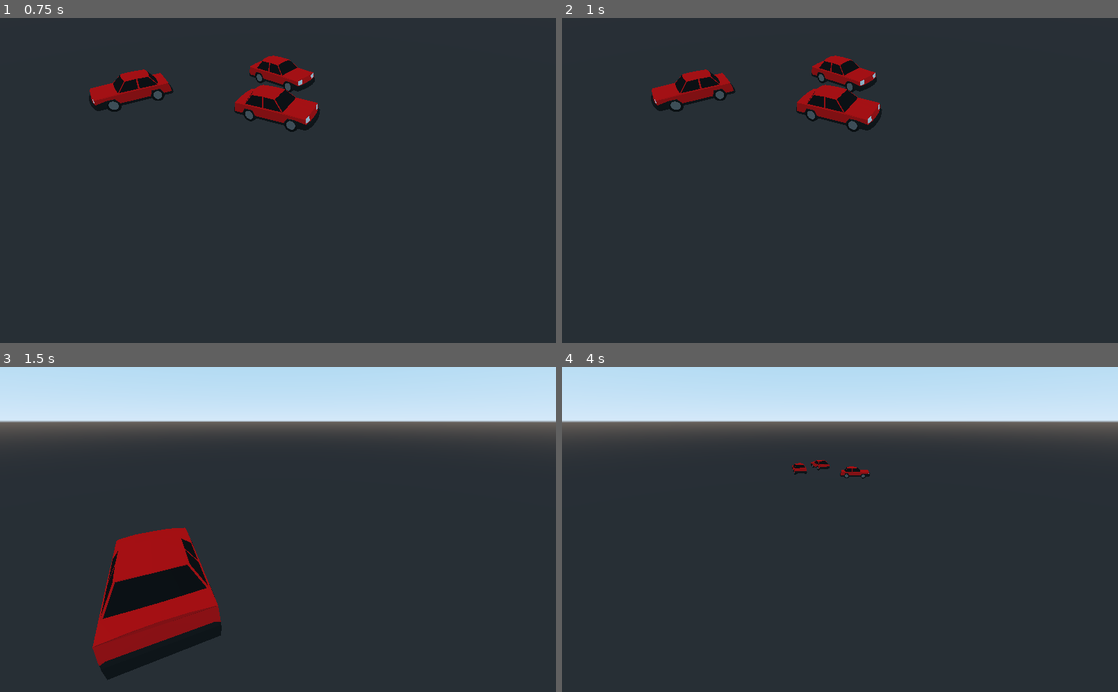
Above: before the commit, frames 1-4 (two rows, left to right).
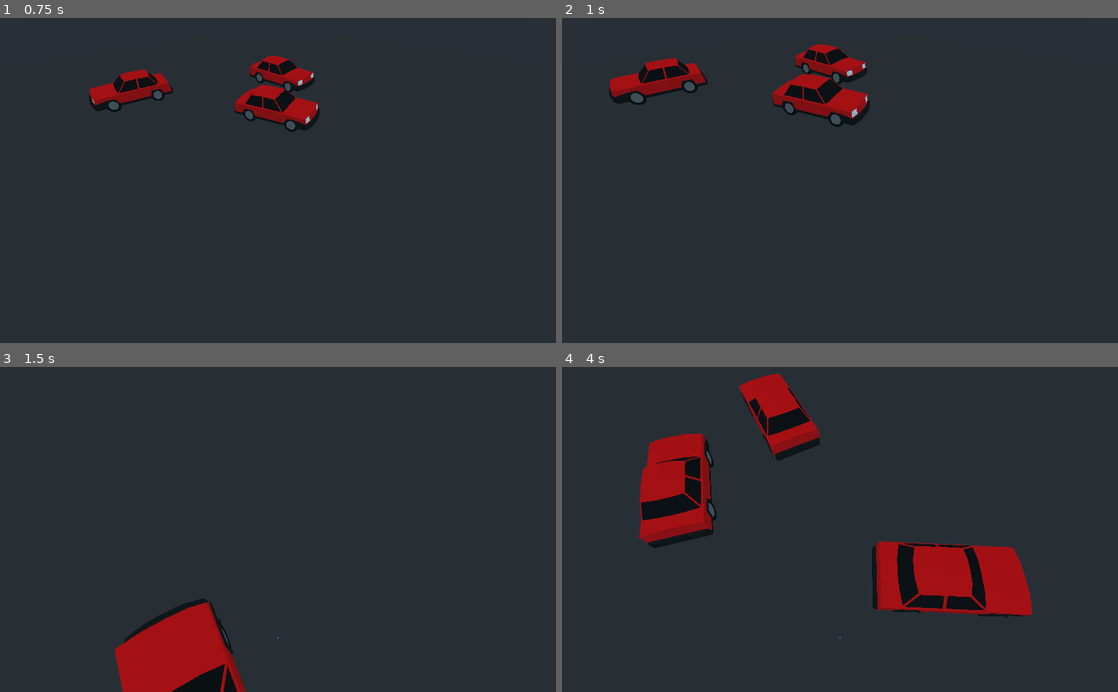
Above: after the commit, the same moments.

Repository: shanart/godot_rts_camera
Game: Godot game, scene res://src/Main.tscn
Same seed, same stepped clock (60 frames per second), same inputs: the game is played once before the commit and once after it.
Inputs (mouse positions are in pixels of both pictures, inside the frame that each line leads up to):
- Up to frame 1 (0.75 s): tap Enter at 0.5 s; move the mouse to (400, 164) at 0.52 s; hold Middle mouse button (camera_rotate) from 0.53 s (still down)
- Up to frame 2 (1 s): keep holding Middle mouse button (camera_rotate); tap Mouse wheel up (camera_zoom_in) at 0.8 s
- Up to frame 3 (1.5 s): move the mouse to (166, 545) at 1.27 s; release Middle mouse button (camera_rotate) at 1.28 s; tap Mouse wheel up (camera_zoom_in) at 1.35 s
- Up to frame 4 (4 s): tap Mouse wheel down (camera_zoom_out) at 1.55 s; move the mouse to (895, 458) at 2.02 s; hold Mouse wheel down (camera_zoom_out) 2.03-2.78 s; right-click (895, 458) at 2.3 s; move the mouse to (812, 594) at 2.77 s; right-click (812, 594) at 2.85 s; tap Middle mouse button (camera_rotate) at 3.05 s; tap Space at 3.5 s; move the mouse to (1006, 578) at 3.52 s; hold S (camera_backward) from 3.53 s (still down); tap Mouse wheel up (camera_zoom_in) at 3.8 s

Frame 1 is identical in both runs. In frame 2, 5.1% of the frame differs, in the area x 8-58%, y 8-36%; in frame 3, 31%; in frame 4, 32%, in the area x 0-100%, y 0-84%.

Commit message:
CU-bcy697 camera pan

Diff:
--- a/project.godot
+++ b/project.godot
@@ -56,6 +56,11 @@
 "events": [ Object(InputEventMouseButton,"resource_local_to_scene":false,"resource_name":"","device":0,"alt":false,"shi …(212 unchanged characters)…
  ]
 }
+camera_pan={
+"deadzone": 0.5,
+"events": [ Object(InputEventMouseButton,"resource_local_to_scene":false,"resource_name":"","device":0,"alt":false,"shift":false,"control":false,"meta":false,"command":false,"button_mask":0,"position":Vector2( 0, 0 ),"global_position":Vector2( 0, 0 ),"factor":1.0,"button_index":2,"pressed":false,"doubleclick":false,"script":null)
+ ]
+}
 
 [rendering]
 
--- a/src/Main.tscn
+++ b/src/Main.tscn
@@ -23,8 +23,6 @@
 transform = Transform( 1, 0, 0, 0, 1, 0, 0, 0, 1, 1.14271, 0, -0.639184 )
 script = ExtResource( 2 )
 movement_speed = 20.0
-zoom_to_curse = true
-inverted_y = true
 
 [node name="Elevation" type="Spatial" parent="World/RTSCameraController"]
 transform = Transform( 1, 0, 0, 0, 0.707107, 0.707107, 0, -0.707107, 0.707107, 0, 0, 0 )
--- a/src/rts_camera_controller.gd
+++ b/src/rts_camera_controller.gd
@@ -1,59 +1,210 @@
 extends Spatial
 
+########################
+# SIGNALS
+########################
+signal freeze_requested
+signal jump_requested(location, duration)
+signal camera_moved(new_location)
+
+
+########################
 # EXPORT PARAMS
-export (float, 0, 1000) var movement_speed
+########################
+# movement
+export (float, 0, 100, 0.5) var movement_speed = 20
+# zoom
+export (float, 0, 100, 0.5) var min_zoom = 3
+export (float, 0, 100, 0.5) var max_zoom = 20
+export (float, 0, 100, 0.5) var zoom_speed = 20
+export (float, 0, 1, 0.05) var zoom_speed_damp = 0.8
 # rotation
 export (int, 0, 90) var min_elevation_angle = 10
-export (int, 0, 90) var max_elevation_angle = 90
-export (float, 0, 50, 0.1) var rotation_speed = 20
+export (int, 0, 90) var max_elevation_angle = 80
+export (float, 0, 100, 0.5) var rotation_speed = 20
+# pan
+export (float, 0, 10, 0.5) var pan_speed = 2
+# flags
+export var allow_wasd_movement: bool = true
+export var allow_zoom: bool = true
+export var zoom_to_curser: bool = true
+export var allow_rotation: bool = true
+export var inverted_y: bool = false
+export var allow_pan: bool = true
+
+
+########################
+# PARAMS
+########################
+# movement
+onready var tween = $Tween
+var _lock_movement: bool = false
 # zoom
-export (int, 0, 90) var min_zoom = 10
-export (int, 0, 90) var max_zoom = 90
-export (float, 0, 1000, 0.1) var zoom_speed = 100
-export (float, 0, 1, 0.1) var zoom_speed_damp = 0.8
-export (bool) var zoom_to_curse = false
-# flags
-export (bool) var allow_rotation = true
-export (bool) var inverted_y = false
-
-# PARAMS
+onready var camera = $Elevation/Camera
+var zoom_direction = 0
+# rotation
+onready var elevation = $Elevation
+var is_rotating = false
+# pan
+var is_panning = false
+# click position
+const RAY_LENGTH = 1000
+const GROUND_PLANE = Plane(Vector3.UP, 0)
 var _last_mouse_position = Vector2()
-var _is_rotating = false
-onready var elevation = $Elevation
-# zoom
-var _zoom_direction = 0
-onready var camera = $Elevation/Camera
-const GROUND_PLANE = Plane(Vector3.UP, 0)
-const RAY_LENGTH = 1000
-
-
-# OVERWRITE FUNCTIONS
+
+
+########################
+# OVERRIDE FUNCTIONS
+########################
+func _ready() -> void:
+	self.connect("freeze_requested", self, "_freeze_camera")
+	self.connect("jump_requested", self, "_jump_to_position")
+
+
 func _process(delta: float) -> void:
+	if _lock_movement:
+		return
 	_move(delta)
-	_rotate(delta)
+	_rotate_and_elevate(delta)
 	_zoom(delta)
-
-func _unhandled_input(event: InputEvent) -> void:
-	# test if we are rotating
+	_pan(delta)
+
+
+func _input(event: InputEvent) -> void:
+	# zoom
+	if event.is_action_pressed("camera_zoom_in"):
+		zoom_direction = -1
+	if event.is_action_pressed("camera_zoom_out"):
+		zoom_direction = 1
+	# rotation
 	if event.is_action_pressed("camera_rotate"):
-		_is_rotating = true
+		is_rotating = true
 		_last_mouse_position = get_viewport().get_mouse_position()
 	if event.is_action_released("camera_rotate"):
-		_is_rotating = false
-
-	# test if we are zooming
-	if event.is_action_pressed("camera_zoom_in"):
-		_zoom_direction = -1
-	if event.is_action_pressed("camera_zoom_out"):
-		_zoom_direction = 1
-
-
-# movement functions
+		is_rotating = false
+	# pan
+	if event.is_action_pressed("camera_pan"):
+		is_panning = true
+		_last_mouse_position = get_viewport().get_mouse_position()
+	if event.is_action_released("camera_pan"):
+		is_panning = false
+
+
+##############################
+# MOVEMENT FUNCTIONS
+##############################
 func _move(delta: float) -> void:
-	# initialize velocity vector
+	if not allow_wasd_movement:
+		return
+	var velocity = _get_desiered_velocity() * delta * movement_speed
+	_translate_position(velocity)
+
+
+func _rotate_and_elevate(delta: float) -> void:
+	if not allow_rotation or not is_rotating:
+		return
+	var mouse_speed = _get_mouse_speed()
+	_rotate(mouse_speed.x, delta)
+	_elevate(mouse_speed.y, delta)
+
+
+func _rotate(amount: float, delta: float) -> void:
+	rotation_degrees.y += rotation_speed * amount * delta
+
+
+func _elevate(amount: float, delta: float) -> void:
+	var new_elevation = elevation.rotation_degrees.x
+	if inverted_y:
+		new_elevation += rotation_speed * amount * delta
+	else:
+		new_elevation -= rotation_speed * amount * delta
+	elevation.rotation_degrees.x = clamp(
+		new_elevation, -max_elevation_angle, -min_elevation_angle
+		)
+
+
+func _zoom(delta: float) -> void:
+	if not allow_zoom or not zoom_direction:
+		return
+	var new_zoom = clamp(
+		camera.translation.z + zoom_direction * zoom_speed * delta,
+		min_zoom,
+		max_zoom
+	)
+	var pointing_at = _get_ground_position()
+	camera.translation.z = new_zoom
+	# pan if need to zoom to curser
+	if zoom_to_curser and pointing_at != null:
+		_realign_camera(pointing_at)
+	# faze out speed
+	zoom_direction *= zoom_speed_damp
+	if abs(zoom_direction) < 0.0001:
+		zoom_direction = 0
+
+
+func _pan(delta: float) -> void:
+	if not allow_pan or not is_panning:
+		return
+	# get mouse speed
+	var mouse_speed = _get_mouse_speed()
+	# transform to velocity
+	var velocity = (global_transform.basis.z * mouse_speed.y + global_transform.basis.x * mouse_speed.x) * delta * pan_speed
+	# translate
+	_translate_position(-velocity)
+
+
+func _jump_to_position(locaiton: Vector3, duration: float) -> void:
+	_lock_movement = true
+	locaiton.y = 0
+	tween.interpolate_property(
+		self, "translation", translation, locaiton,
+		duration, Tween.TRANS_SINE, Tween.EASE_OUT
+	)
+	tween.start()
+
+
+##############################
+# HELPERS
+##############################
+func _end_jump() -> void:
+	_lock_movement = false
+
+
+func _get_mouse_speed() -> Vector2:
+	# calculate speed
+	var current_mouse_pos = get_viewport().get_mouse_position()
+	var mouse_speed = current_mouse_pos - _last_mouse_position
+	# update last click position
+	_last_mouse_position = current_mouse_pos
+	# return speed
+	return mouse_speed
+
+
+func _realign_camera(point: Vector3) -> void:
+	var new_position = _get_ground_position()
+	if new_position == null:
+		return
+	_translate_position(point - new_position)
+
+
+func _translate_position(v: Vector3) -> void:
+	translation += v
+	emit_signal("camera_moved", translation)
+
+
+func _get_ground_position() -> Vector3:
+	var mouse_pos = get_viewport().get_mouse_position()
+	var ray_from = camera.project_ray_origin(mouse_pos)
+	var ray_to = ray_from + camera.project_ray_normal(mouse_pos) * RAY_LENGTH
+	return GROUND_PLANE.intersects_ray(ray_from, ray_to)
+
+
+func _get_desiered_velocity() -> Vector3:
 	var velocity = Vector3()
-
-	# populated it
+	# dont move if panning
+	if is_panning:
+		return velocity
+	# get input
 	if Input.is_action_pressed("camera_forward"):
 		velocity -= transform.basis.z
 	if Input.is_action_pressed("camera_backward"):
@@ -62,85 +213,8 @@
 		velocity -= transform.basis.x
 	if Input.is_action_pressed("camera_right"):
 		velocity += transform.basis.x
-
-	velocity.normalized()
-
-	# translate
-	translation += velocity * delta * movement_speed
-
-
-func _rotate(delta: float) -> void:
-	if not _is_rotating or not allow_rotation:
-		return
-
-	# calculate mouse movement
-	var displacment = _get_mouse_desplacment()
-	# use horisontal desplacment to rotate
-	_rotate_left_right(delta, displacment.x)
-	# use vertical desplacment to evelate
-	_elevate(delta, displacment.y)
-
-
-func _zoom(delta: float) -> void:
-	# calculate new zoom and clamp it between min and max zoom
-	var new_zoom = clamp(
-		camera.translation.z + zoom_speed * delta * _zoom_direction,
-		min_zoom,
-		max_zoom
-	)
-
-	# save 3D position
-	var pointing_at = _get_ground_click_location()
-	# zoom
-	camera.translation.z = new_zoom
-	# move the camera we are pointing at the same location
-	if zoom_to_curse and pointing_at != null:
-		_realign_camera(pointing_at)
-
-	# stop scroll
-	_zoom_direction *= zoom_speed_damp
-	if abs(_zoom_direction) <= 0.0001:
-		_zoom_direction = 0
-
-
-# HELPERS
-func _get_mouse_desplacment() -> Vector2:
-	var current_mouse_position = get_viewport().get_mouse_position()
-	var displacment = current_mouse_position - _last_mouse_position
-	_last_mouse_position = current_mouse_position
-	return displacment
-
-func _rotate_left_right(delta: float, val: float) -> void:
-	rotation_degrees.y += val * delta * rotation_speed
-
-func _elevate(delta: float, val: float) -> void:
-	# calculate new elevation
-	var new_elevation = elevation.rotation_degrees.x
-
-	if inverted_y:
-		new_elevation += val * delta * rotation_speed
-	else:
-		new_elevation -= val * delta * rotation_speed
-
-	# clamp the new elevation
-	new_elevation = clamp(
-		new_elevation,
-		-max_elevation_angle,
-		-min_elevation_angle
-	)
-	# set the new elevation based on clamped value
-	elevation.rotation_degrees.x = new_elevation
-
-
-func _get_ground_click_location() -> Vector3:
-	var mouse_pos = get_viewport().get_mouse_position()
-	var ray_from = camera.project_ray_origin(mouse_pos)
-	var ray_to = ray_from + camera.project_ray_normal(mouse_pos) * RAY_LENGTH
-	return GROUND_PLANE.intersects_ray(ray_from, ray_to)
-
-func _realign_camera(location: Vector3) -> void:
-	# calc. where we need to move
-	var new_location = _get_ground_click_location()
-	var displacment = location - new_location
-	# move the camera based on that calc.
-	translation += displacment
+	return velocity.normalized()
+
+
+func _freeze_camera() -> void:
+	_lock_movement = true
